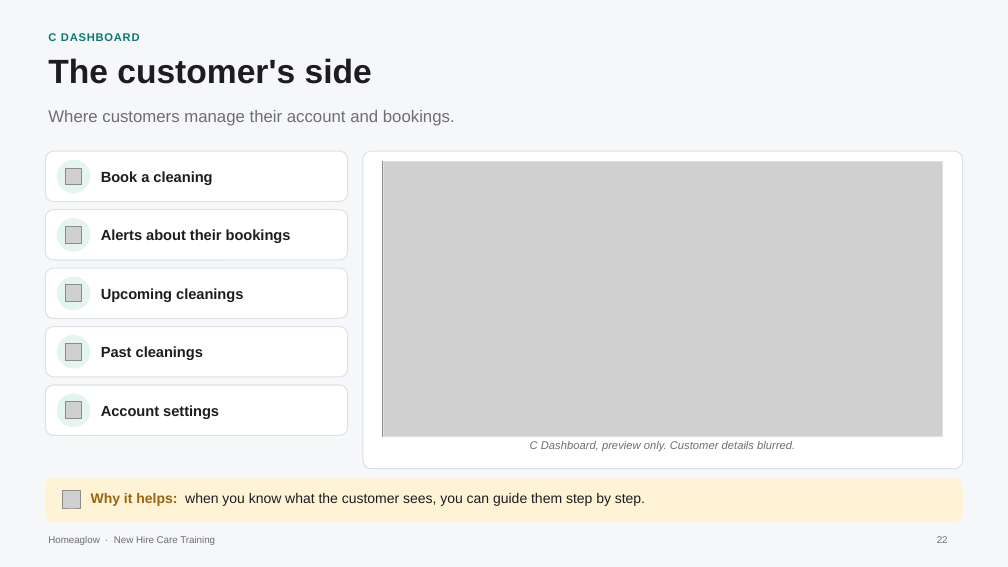
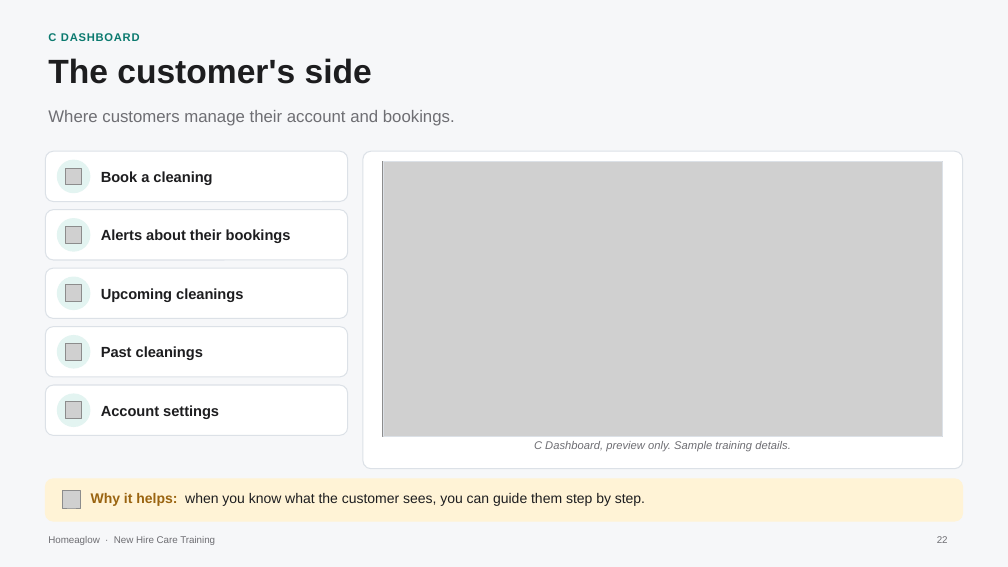
Before and after one commit to anjulimichelle/training, a slide deck: slide 22 of customer-foundations/customer-foundations-c-crm.pptx. Drawn at 1008x567 pixels with LibreOffice and Linux fonts; fonts in the diff are those of the drawing; grey boxes stand for pictures. Boxes give left, top, right and bottom in pixels: in the first picture for what was removed or moved away, otherwise in the second. Text is boxed around its words. In the diff, an @@ line names an element or a change of style, - is before the commit and + after.

```diff
--- a/customer-foundations/customer-foundations-c-crm.pptx
+++ b/customer-foundations/customer-foundations-c-crm.pptx
@@ text at [534, 441, 791, 451]: text changed @@
-C Dashboard, preview only. Customer details blurred.
+C Dashboard, preview only. Sample training details.
```
Also in this commit, not shown: 2 other slides changed, 4 other files.
